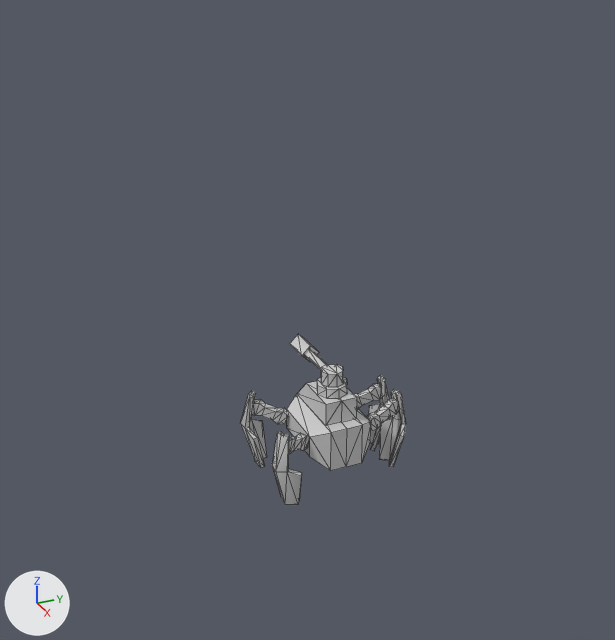
One commit to the FBX model Assets/Resources/ani/robogun/robogun_walk.FBX: the scene before it, then after it.
Rendered twice from a camera (50 mm lens) standing at (5.68, -2.72, 4.27) and looking at (-0.14, -0.1, 1.37). Arrows for +X, +Y and +Z are at lower left; the lights stay in place. Mesh edges are drawn as thin lines. Where no turn or scale is listed for an object, it has been applied to the vertices.

Before the edit, the objects in view are built like this:
```python
ob_box003 = bpy.data.objects.new('Box003', me_mesh)
ob_box003.location = (0.0, 0.0, 0.0)
ob_box003.scale = (0.0254, 0.0254, 0.0254)
ob_leg = bpy.data.objects.new('leg', me_mesh_001)
ob_leg.location = (-0.166, 0.297, 0.473)
ob_leg_001 = bpy.data.objects.new('leg.001', me_mesh_002)
ob_leg_001.location = (0.214, 0.297, 0.473)
ob_leg_002 = bpy.data.objects.new('leg.002', me_mesh_003)
ob_leg_002.parent = ob_box003
ob_leg_002.location = (-6.541, -10.33, 18.64)
ob_leg_002.rotation_euler = (0.0, -3.142, -0.524)  # degrees (0, -180, -30)
ob_leg_002.scale = (-1.0, -1.0, -1.0)
ob_leg_003 = bpy.data.objects.new('leg.003', me_mesh_004)
ob_leg_003.parent = ob_box003
ob_leg_003.location = (8.417, -10.33, 18.64)
ob_leg_003.rotation_euler = (0.0, 3.142, 0.524)  # degrees (0, 180, 30)
ob_leg_003.scale = (-1.0, -1.0, -1.0)
```
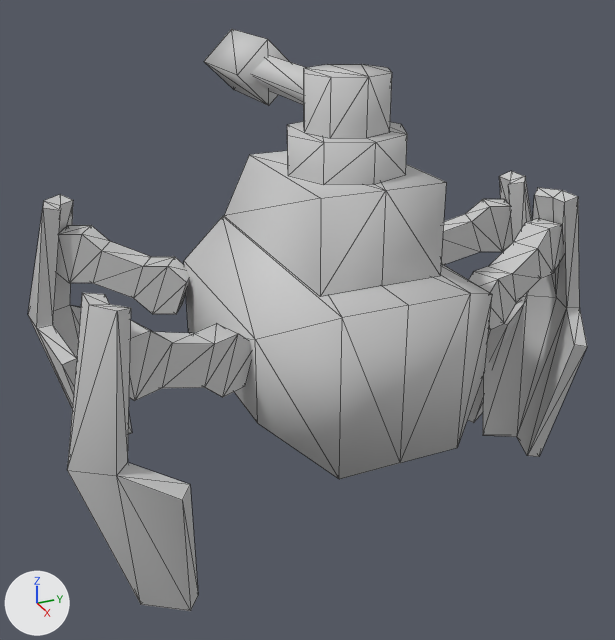
Where the newer file only moved an object's origin or applied its transform, the numbers keep the older frame.

Where the change shows, as pixel boxes [x1, y1, x2, y2] in the pictures (615 x 640 px):
'Box003', mesh rescaled (264% wider, 227% taller)
    before: [287, 334, 371, 471]
    after: [184, 29, 492, 479]
'leg.002', moved, turned, rescaled
    before: [240, 391, 289, 468]
    after: [67, 293, 251, 611]
'leg.001', mesh turned
    before: [367, 389, 406, 467]
    after: [469, 187, 587, 457]
'leg.003', moved, turned, rescaled
    before: [271, 431, 309, 505]
    after: [28, 194, 190, 434]
'leg', mesh turned
    before: [354, 375, 390, 451]
    after: [441, 171, 532, 423]

Edits to the bpy script that builds the scene:
```text
Change me_mesh_004:
    where me_mesh_004.from_pydata(...)  # 46 vertices, 84 faces; spans x -6.0..6.1, y 0.0..16.7, z -19.1..8.1
    used by ob_leg_003; parent = ob_box003; location = (8.417, -10.33, 18.64); rotation_euler = (0.0, 3.142, 0.524), in degrees (0, 180, 30); scale = (-1.0, -1.0, -1.0)
    me_mesh_004 part 5: the whole mesh is scaled about the mesh origin by (3.35, -3.35, 3.35)
Change me_mesh_001:
    where me_mesh_001.from_pydata(...)  # 46 vertices, 84 faces; spans x -0.1..0.201, y -0.006..0.417, z -0.484..0.206
    used by ob_leg; location = (-0.166, 0.297, 0.473)
    me_mesh_001 part 1: the whole mesh is turned -10 degrees about the z axis through its middle and scaled by 3.35, then moved by (-0.196, 1.083, 0.834)
Change me_mesh:
    where me_mesh.from_pydata(...)  # 82 vertices, 122 faces; spans x -23.5..15.3, y -10.4..11.8, z 8.9..40.1
    used by ob_box003; location = (0.0, 0.0, 0.0); scale = (0.0254, 0.0254, 0.0254)
    me_mesh part 4: the whole mesh is scaled about its middle by 3.35, then moved by (-11.2, -0.7, 59.5)
Change me_mesh_002:
    where me_mesh_002.from_pydata(...)  # 46 vertices, 84 faces; spans x -0.199..0.102, y -0.006..0.417, z -0.484..0.206
    used by ob_leg_001; location = (0.214, 0.297, 0.473)
    me_mesh_002 part 3: the whole mesh is turned 10 degrees about the z axis through its middle and scaled by 3.35, then moved by (0.229, 1.084, 0.834)
Change me_mesh_003:
    where me_mesh_003.from_pydata(...)  # 46 vertices, 84 faces; spans x -6.0..6.1, y 0.0..16.7, z -19.1..8.1
    used by ob_leg_002; parent = ob_box003; location = (-6.541, -10.33, 18.64); rotation_euler = (0.0, -3.142, -0.524), in degrees (0, -180, -30); scale = (-1.0, -1.0, -1.0)
    me_mesh_003 part 2: the whole mesh is scaled about the mesh origin by (3.35, -3.35, 3.35)
Change ob_leg_003:
    ob_leg_003.scale: (-1.0, -1.0, -1.0) -> (1.0, 1.0, 1.0)
    ob_leg_003.location: (8.417, -10.33, 18.64) -> (-23.53, -36.88, 64.33)
    ob_leg_003.rotation_euler: (0.0, 3.142, 0.524) -> (0.0, 0.0, -0.524)  # degrees (0, 180, 30) -> degrees (0, 0, -30)
Change ob_leg_002:
    ob_leg_002.scale: (-1.0, -1.0, -1.0) -> (1.0, 1.0, 1.0)
    ob_leg_002.location: (-6.541, -10.33, 18.64) -> (26.56, -36.88, 64.33)
    ob_leg_002.rotation_euler: (0.0, -3.142, -0.524) -> (0.0, 0.0, 0.349)  # degrees (0, -180, -30) -> degrees (0, 0, 20)
```
